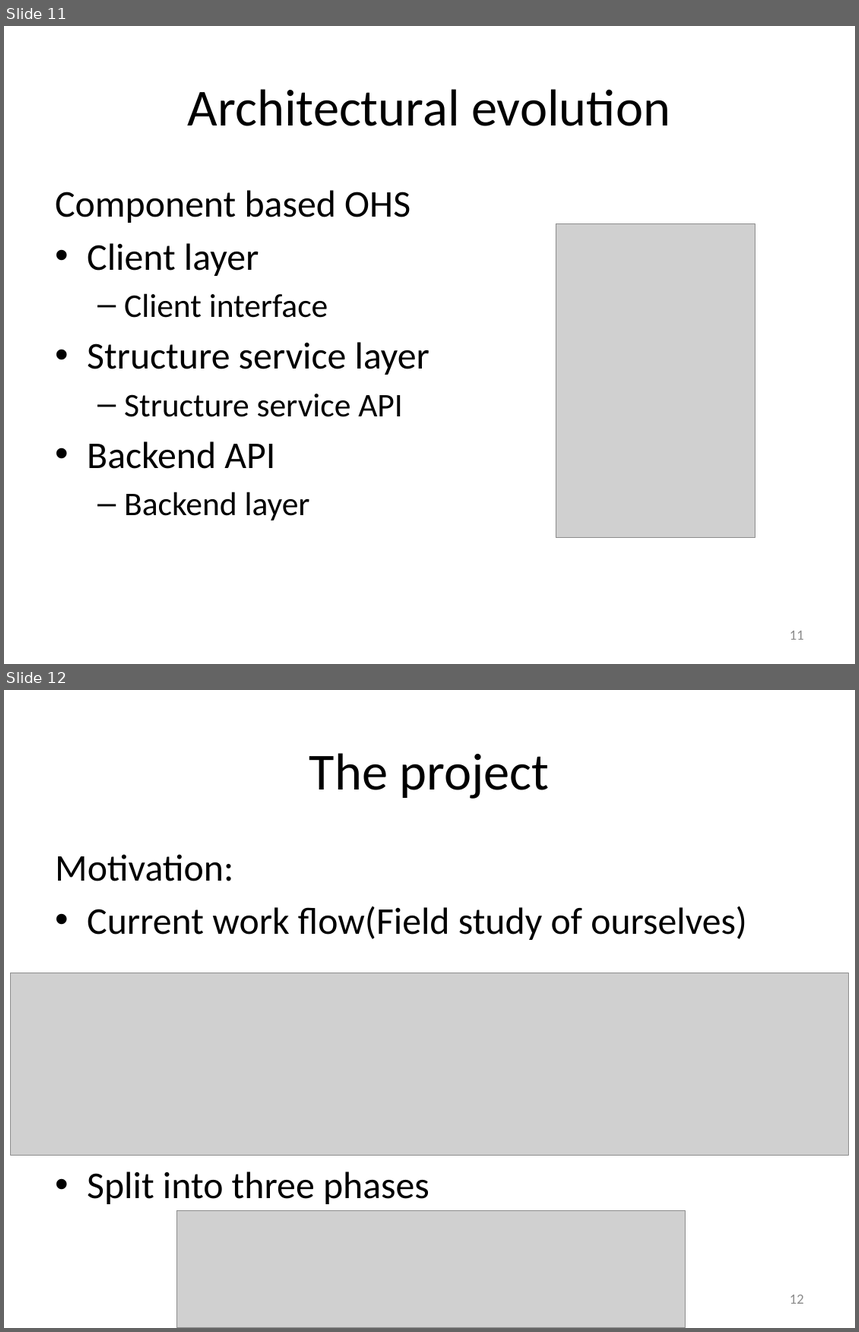
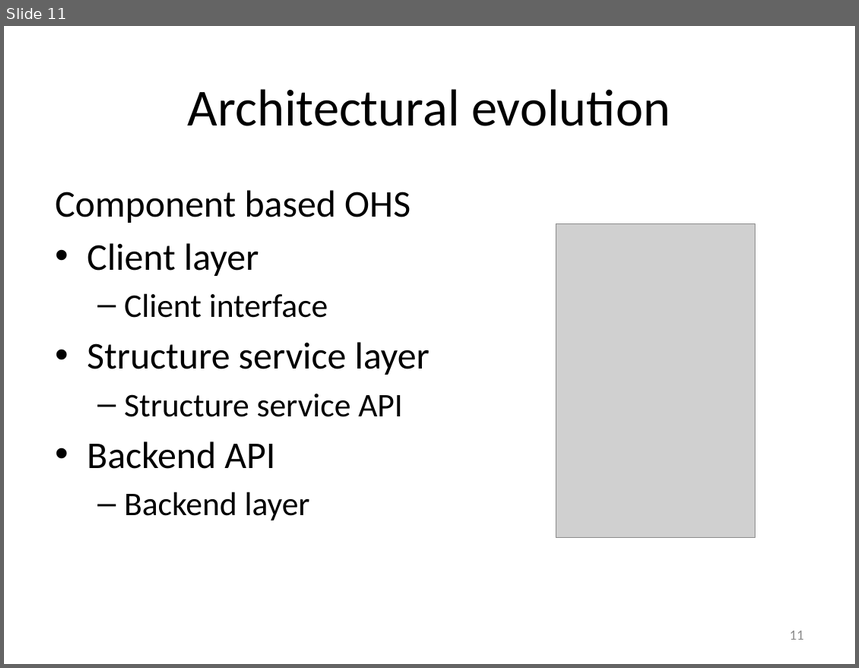
Before and after one commit to isurup/kalle-martin-group, a slide deck: SSE3/MartinPresentation/SSE3_2.pptx. Shown one above the other, each under a label of ours: slides 11 and 12 before the commit, slide 11 after it. The pictures are 859x1332 and 859x668 pixels, drawn with LibreOffice and Linux fonts; fonts in the diff are those of the drawing; grey boxes stand for pictures. Boxes give left, top, right and bottom in pixels: in the first picture for what was removed or moved away, otherwise in the second. Text is boxed around its words. In the diff, an @@ line names an element or a change of style, - is before the commit and + after.

```diff
--- a/SSE3/MartinPresentation/SSE3_2.pptx
+++ b/SSE3/MartinPresentation/SSE3_2.pptx
@@ slide 12 removed at (x1=4, y1=690, x2=855, y2=1328), background #FFFFFF @@
@@ title removed at (x1=310, y1=753, x2=550, y2=799) @@
-The project
@@ text removed at (x1=55, y1=854, x2=747, y2=1205) @@
-Motivation:
-• Current work flow(Field study of ourselves)
-• Split into three phases
@@ picture removed at (x1=11, y1=973, x2=848, y2=1156) @@
@@ picture removed at (x1=177, y1=1211, x2=686, y2=1328) @@
@@ page number removed at (x1=790, y1=1295, x2=804, y2=1304) @@
-12
```
Also in this commit, not shown: 2 slides changed, 4 other slides removed, 3 other files.
